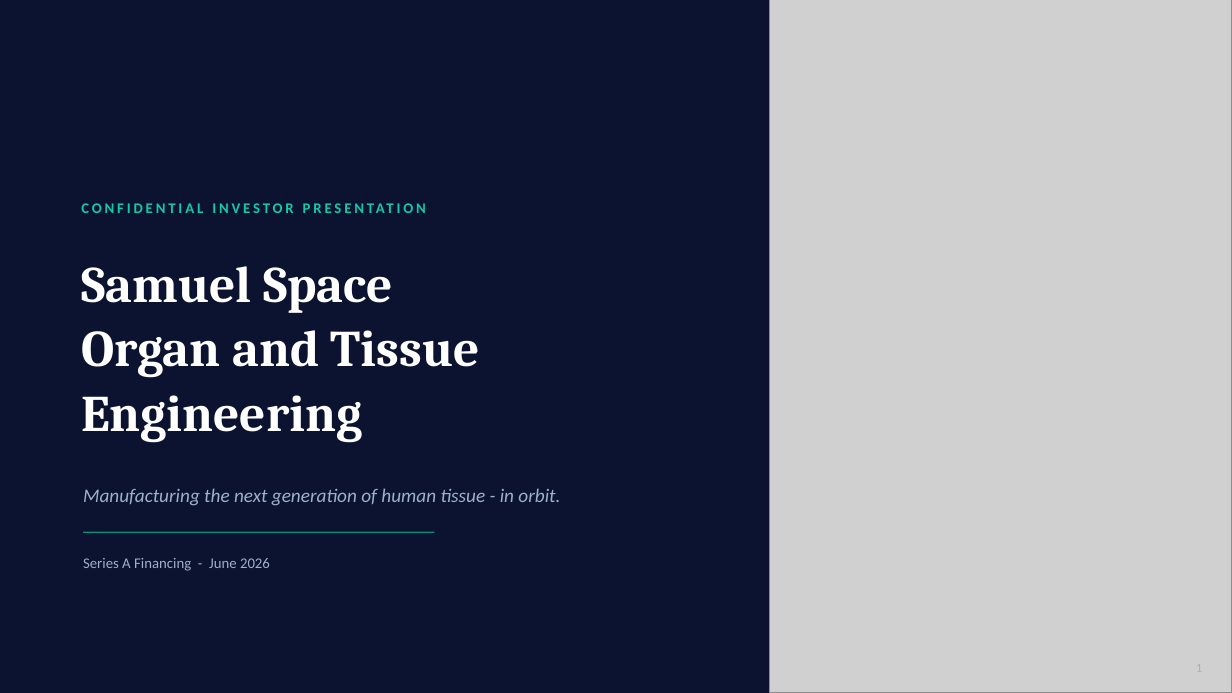
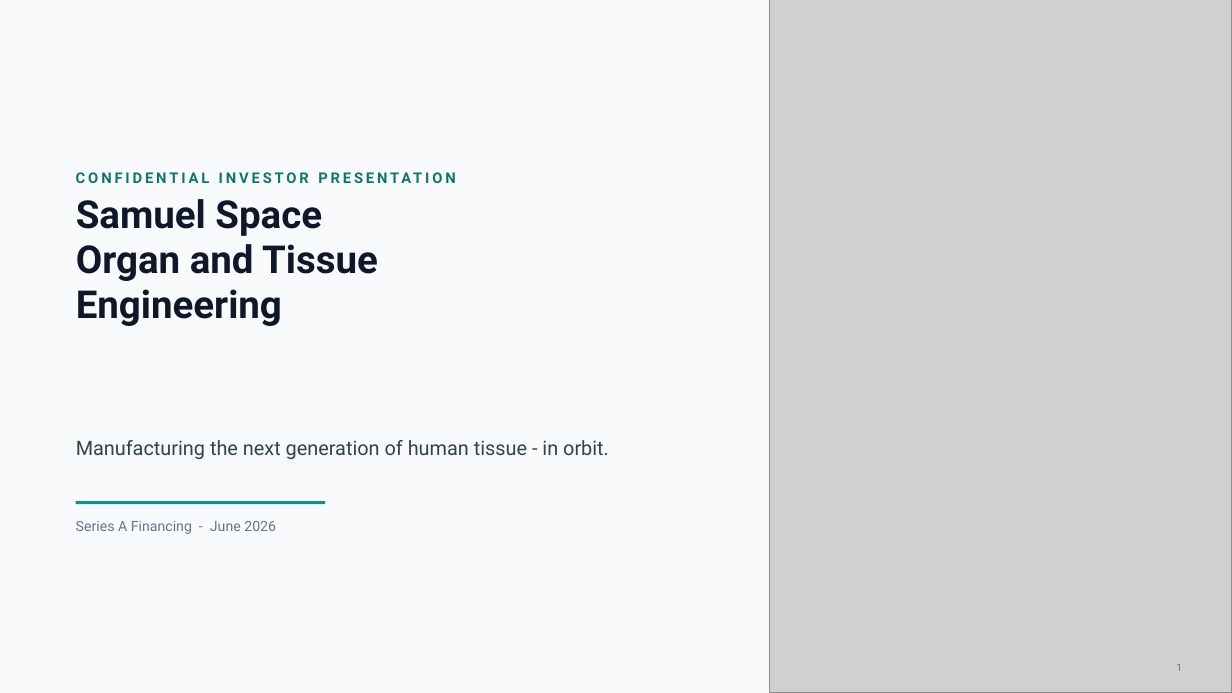
Before and after one commit to anthonyleedu/anthonyleedu, a slide deck: slide 1 of Samuel Space Organ and Tissue Engineering - Investor Presentation (2).pptx. Drawn at 1232x693 pixels with LibreOffice and Linux fonts; fonts in the diff are those of the drawing; grey boxes stand for pictures. Boxes give left, top, right and bottom in pixels: in the first picture for what was removed or moved away, otherwise in the second. Text is boxed around its words. In the diff, an @@ line names an element or a change of style, - is before the commit and + after.

```diff
--- a/Samuel Space Organ and Tissue Engineering - Investor Presentation (2).pptx
+++ b/Samuel Space Organ and Tissue Engineering - Investor Presentation (2).pptx
@@ background #0B1330 to #F9FAFB @@
@@ text "CONFIDENTIAL INVESTOR PRESENTATION": place and size @@
-text "CONFIDENTIAL INVESTOR PRESENTATION" at [81,194,728,222]
+text "CONFIDENTIAL INVESTOR PRESENTATION" at [76,165,732,190]
@@ text "CONFIDENTIAL INVESTOR PRESENTATION" at [76,165,732,190]: font Calibri to Roboto, text colour #12C9AA to #0F766E @@
@@ text "Samuel Space": place and size @@
-text "Samuel Space" at [81,266,480,442]
+text "Samuel Space" at [76,199,378,326]
@@ text "Samuel Space" at [76,199,378,326]: size 40 to 30 pt, font Cambria to Roboto, text colour #FFFFFF to #0F172A; line spacing 1.05 to 0.98; vertical alignment middle to top @@
@@ text "Manufacturing the next generation of ...": place and size @@
-text "Manufacturing the next generation of ..." at [83,488,560,506]
+text "Manufacturing the next generation of ..." at [76,440,609,459]
@@ text "Manufacturing the next generation of ..." at [76,440,609,459]: size 15 to 15.5 pt, font Calibri to Roboto, text colour #9FB0CB to #334155, italic off; line spacing 1 to 1.05; vertical alignment middle to top @@
@@ line moved from (83, 532) - (434, 532) to (76, 503) - (325, 503) @@
@@ line (76, 503) - (325, 503): stroke #0A8F78 1 pt to #0D9488 2.4 pt @@
@@ text "Series A Financing - June ...": place and size @@
-text "Series A Financing - June ..." at [83,558,270,571]
+text "Series A Financing - June ..." at [76,521,276,534]
@@ text "Series A Financing - June ..." at [76,521,276,534]: size 11.5 to 11 pt, font Calibri to Roboto, text colour #9FB0CB to #64748B; vertical alignment middle to top @@
@@ text added at [1176,664,1182,671], 8 pt, text #64748B @@
+1
```
Also in this commit, not shown: 20 other slides changed.
